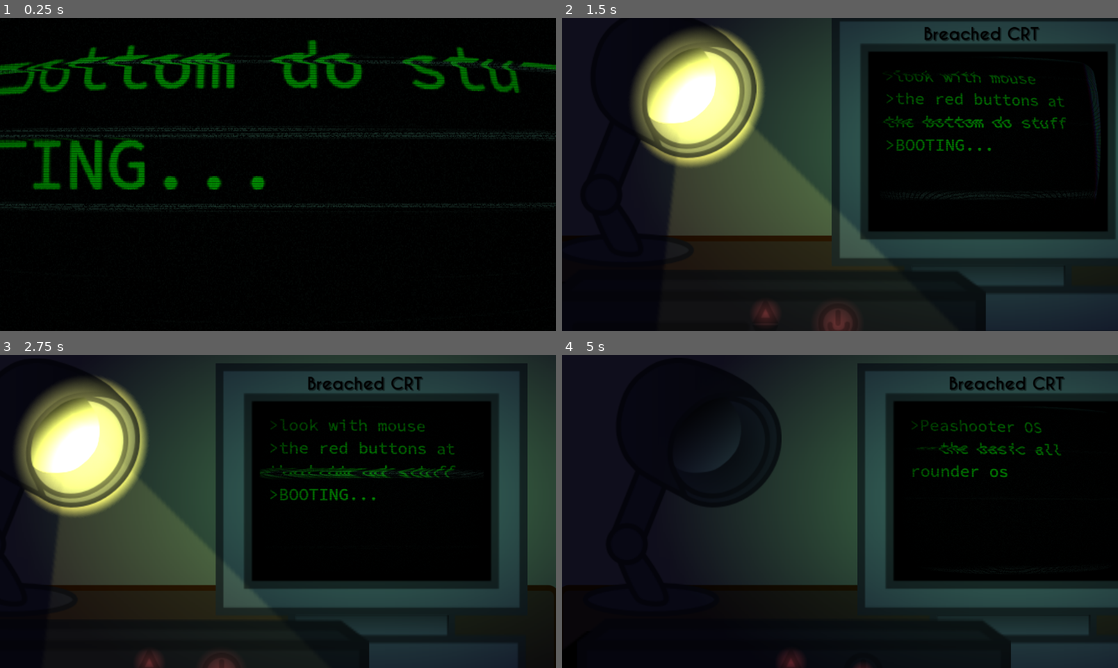
Above: before the commit, frames 1-4 (two rows, left to right).
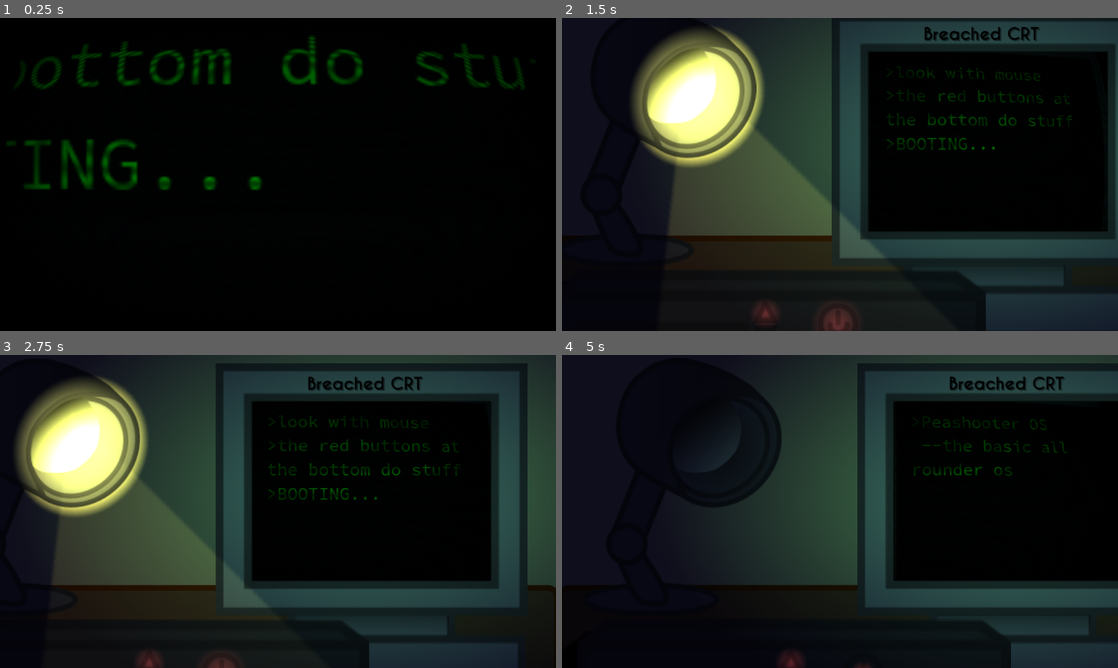
Above: after the commit, the same moments.

Repository: ArandomPsi/campfirejamthingy
Game: Godot game, scene res://scenes/titlescreen.tscn
The game is run twice, just before and just after one commit, with the same random seed, the same clock (stepped at 60 frames per second) and the same inputs.
Inputs (mouse positions are in pixels of both pictures, inside the frame that each line leads up to):
- Up to frame 1 (0.25 s): no input
- Up to frame 2 (1.5 s): move the mouse to (962, 158) at 0.52 s; press the mouse at (962, 158) at 0.53 s; hold D (right) 0.53-1.28 s; move the mouse to (728, 190) at 1.27 s; release the mouse at (728, 190) at 1.28 s; hold S (down) from 1.28 s (still down); click (728, 190) at 1.35 s
- Up to frame 3 (2.75 s): move the mouse to (333, 442) at 2.02 s; release S (down) at 2.03 s; press the mouse at (333, 442) at 2.03 s; hold D (right) from 2.03 s (still down)
- Up to frame 4 (5 s): move the mouse to (812, 574) at 2.77 s; release D (right) at 2.78 s; release the mouse at (812, 574) at 2.78 s; hold W (up) 2.78-3.53 s; click (812, 574) at 2.85 s; move the mouse to (1006, 558) at 3.52 s; press the mouse at (1006, 558) at 3.53 s; hold A (left) from 3.53 s (still down); move the mouse to (673, 464) at 4.27 s; release the mouse at (673, 464) at 4.28 s; click (673, 464) at 4.35 s

The runs differ from the first frame. In frame 1, 9.3% of the frame differs, in the area x 0-100%, y 5-62%; in frame 2, 1.9%; in frame 3, 1.8%; in frame 4, 1.0%.

Commit message:
crtworkwithcompat
fadafafsd

Diff:
--- a/scenes/player.tscn
+++ b/scenes/player.tscn
@@ -167,27 +167,20 @@
 
 [sub_resource type="ShaderMaterial" id="ShaderMaterial_sc5bw"]
 shader = ExtResource("11_t6j4c")
-shader_parameter/overlay = true
-shader_parameter/scanlines_opacity = 0.478
-shader_parameter/scanlines_width = 0.115
-shader_parameter/grille_opacity = 0.391
 shader_parameter/resolution = Vector2(1152, 648)
-shader_parameter/pixelate = false
-shader_parameter/roll = true
-shader_parameter/roll_speed = 10.0
-shader_parameter/roll_size = 28.319
-shader_parameter/roll_variation = 1.8
-shader_parameter/distort_intensity = 0.05
-shader_parameter/noise_opacity = 0.338
-shader_parameter/noise_speed = 5.0
-shader_parameter/static_noise_intensity = 0.06
-shader_parameter/aberration = 0.03
-shader_parameter/brightness = 1.4
-shader_parameter/discolor = false
-shader_parameter/warp_amount = 1.0
-shader_parameter/clip_warp = false
-shader_parameter/vignette_intensity = 0.4
-shader_parameter/vignette_opacity = 0.5
+shader_parameter/scan_line_amount = 1.0
+shader_parameter/warp_amount = 2.052
+shader_parameter/noise_amount = 0.14
+shader_parameter/interference_amount = 1.0
+shader_parameter/grille_amount = 0.997
+shader_parameter/grille_size = 1.238
+shader_parameter/vignette_amount = 2.0
+shader_parameter/vignette_intensity = 1.0
+shader_parameter/aberation_amount = 1.0
+shader_parameter/roll_line_amount = 1.0
+shader_parameter/roll_speed = 3.603
+shader_parameter/scan_line_strength = -4.508
+shader_parameter/pixel_strength = -2.0
 
 [sub_resource type="Gradient" id="Gradient_gcpgy"]
 colors = PackedColorArray(1, 1, 1, 0, 1, 1, 1, 1)
--- a/shaders/crt.gdshader
+++ b/shaders/crt.gdshader
@@ -1,168 +1,183 @@
+/*
+Shader from Godot Shaders - the free shader library.
+
+This shader is under CC0 license. Feel free to use, improve and
+change this shader according to your needs and consider sharing
+the modified result to godotshaders.com.
+
+Optimised and packed by @c64cosmin
+If you do use this please share it with me
+Would love to see what you're making with it <3
+
+It's a combination of these two shaders
+~godotshaders.com/shader/VHS-and-CRT-monitor-effect
+godotshaders.com/shader/crt-shader-with-realistic-blurring/
+
+CRT grille and rolling lines made by @c64cosmin
+Vignette and warping effect was made by pend00
+Scanlines are from "TimothyLottes" FROM SHADERTOY
+Then ported by AHOPNESS (@ahopness)
+https://www.shadertoy.com/view/MsjXzh
+*/
+
 shader_type canvas_item;
 
+uniform sampler2D SCREEN_TEXTURE: hint_screen_texture;
 
-uniform sampler2D SCREEN_TEXTURE : hint_screen_texture, filter_linear_mipmap;
+uniform vec2 resolution = vec2(320.0, 180.0);
 
+uniform float scan_line_amount :hint_range(0.0, 1.0) = 1.0;
+uniform float warp_amount :hint_range(0.0, 5.0) = 0.1;
+uniform float noise_amount :hint_range(0.0, 0.3) = 0.03;
+uniform float interference_amount :hint_range(0.0, 1.0) = 0.2;
+uniform float grille_amount :hint_range(0.0, 1.0) = 0.1;
+uniform float grille_size :hint_range(1.0, 5.0) = 1.0;
+uniform float vignette_amount :hint_range(0.0, 2.0) = 0.6;
+uniform float vignette_intensity : hint_range(0.0, 1.0) = 0.4;
+uniform float aberation_amount :hint_range(0.0, 1.0) = 0.5;
+uniform float roll_line_amount :hint_range(0.0, 1.0) = 0.3;
+uniform float roll_speed :hint_range(-8.0, 8.0) = 1.0;
+uniform float scan_line_strength :hint_range(-12.0, -1.0) = -8.0;
+uniform float pixel_strength :hint_range(-4.0, 0.0) = -2.0;
 
-uniform bool overlay = false;
-
-uniform float scanlines_opacity : hint_range(0.0, 1.0) = 0.4;
-uniform float scanlines_width : hint_range(0.0, 0.5) = 0.25;
-uniform float grille_opacity : hint_range(0.0, 1.0) = 0.3;
-uniform vec2 resolution = vec2(640.0, 480.0);
-
-uniform bool pixelate = true;
-
-uniform bool roll = true;
-uniform float roll_speed = 8.0;
-uniform float roll_size : hint_range(0.0, 100.0) = 15.0;
-uniform float roll_variation : hint_range(0.1, 5.0) = 1.8;
-uniform float distort_intensity : hint_range(0.0, 0.2) = 0.05;
-
-uniform float noise_opacity : hint_range(0.0, 1.0) = 0.4;
-uniform float noise_speed = 5.0;
-
-uniform float static_noise_intensity : hint_range(0.0, 1.0) = 0.06;
-
-uniform float aberration : hint_range(-1.0, 1.0) = 0.03;
-uniform float brightness = 1.4;
-uniform bool discolor = true;
-
-uniform float warp_amount : hint_range(0.0, 5.0) = 1.0;
-uniform bool clip_warp = false;
-
-uniform float vignette_intensity = 0.4;
-uniform float vignette_opacity : hint_range(0.0, 1.0) = 0.5;
-
-
-
-vec2 random(vec2 uv){
-    uv = vec2(dot(uv, vec2(127.1,311.7)), dot(uv, vec2(269.5,183.3)));
-    return -1.0 + 2.0 * fract(sin(uv) * 43758.5453123);
+float random(vec2 uv){
+    return fract(cos(uv.x * 83.4827 + uv.y * 92.2842) * 43758.5453123);
 }
 
-float noise(vec2 uv) {
-    vec2 uv_index = floor(uv);
-    vec2 uv_fract = fract(uv);
-    vec2 blur = smoothstep(0.0, 1.0, uv_fract);
+vec3 fetch_pixel(vec2 uv, vec2 off){
+	vec2 pos = floor(uv * resolution + off) / resolution + vec2(0.5) / resolution;
 
-    return mix(
-        mix(dot(random(uv_index + vec2(0.0,0.0)), uv_fract - vec2(0.0,0.0)),
-            dot(random(uv_index + vec2(1.0,0.0)), uv_fract - vec2(1.0,0.0)), blur.x),
-        mix(dot(random(uv_index + vec2(0.0,1.0)), uv_fract - vec2(0.0,1.0)),
-            dot(random(uv_index + vec2(1.0,1.0)), uv_fract - vec2(1.0,1.0)), blur.x),
-        blur.y
-    ) * 0.5 + 0.5;
+	float noise = 0.0;
+	if(noise_amount > 0.0){
+		noise = random(pos + fract(TIME)) * noise_amount;
+	}
+
+	if(max(abs(pos.x - 0.5), abs(pos.y - 0.5)) > 0.5){
+		return vec3(0.0, 0.0, 0.0);
+	}
+
+	vec3 clr = texture(SCREEN_TEXTURE , pos, -16.0).rgb + noise;
+	return clr;
 }
 
-vec2 warp(vec2 uv){
-    vec2 delta = uv - 0.5;
-    float delta2 = dot(delta.xy, delta.xy);
-    float delta4 = delta2 * delta2;
-    float delta_offset = delta4 * warp_amount;
-    return uv + delta * delta_offset;
+// Distance in emulated pixels to nearest texel.
+vec2 Dist(vec2 pos){
+	pos = pos * resolution;
+	return - ((pos - floor(pos)) - vec2(0.5));
 }
 
-float border (vec2 uv){
-    float radius = min(warp_amount, 0.08);
-    radius = max(min(min(abs(radius * 2.0), abs(1.0)), abs(1.0)), 1e-5);
-    vec2 abs_uv = abs(uv * 2.0 - 1.0) - vec2(1.0, 1.0) + radius;
-    float dist = length(max(vec2(0.0), abs_uv)) / radius;
-    float square = smoothstep(0.96, 1.0, dist);
-    return clamp(1.0 - square, 0.0, 1.0);
+// 1D Gaussian.
+float Gaus(float pos, float scale){ return exp2(scale * pos * pos); }
+
+// 3-tap Gaussian filter along horz line.
+vec3 Horz3(vec2 pos, float off){
+	vec3 b = fetch_pixel(pos, vec2(-1.0, off));
+	vec3 c = fetch_pixel(pos, vec2( 0.0, off));
+	vec3 d = fetch_pixel(pos, vec2( 1.0, off));
+	float dst = Dist(pos).x;
+
+	// Convert distance to weight.
+	float scale = pixel_strength;
+	float wb = Gaus(dst - 1.0, scale);
+	float wc = Gaus(dst + 0.0, scale);
+	float wd = Gaus(dst + 1.0, scale);
+
+	// Return filtered sample.
+	return (b * wb + c * wc + d * wd) / (wb + wc + wd);
+}
+
+// Return scanline weight.
+float Scan(vec2 pos, float off){
+	float dst = Dist(pos).y;
+
+	return Gaus(dst + off, scan_line_strength);
+}
+
+// Allow nearest three lines to effect pixel.
+vec3 Tri(vec2 pos){
+	vec3 clr = fetch_pixel(pos, vec2(0.0));
+	if(scan_line_amount > 0.0){
+		vec3 a = Horz3(pos,-1.0);
+		vec3 b = Horz3(pos, 0.0);
+		vec3 c = Horz3(pos, 1.0);
+
+		float wa = Scan(pos,-1.0);
+		float wb = Scan(pos, 0.0);
+		float wc = Scan(pos, 1.0);
+
+		vec3 scanlines = a * wa + b * wb + c * wc;
+		clr = mix(clr, scanlines, scan_line_amount);
+	}
+	return clr;
+}
+
+// Takes in the UV and warps the edges, creating the spherized effect
+vec2 warp(vec2 uv){
+	vec2 delta = uv - 0.5;
+	float delta2 = dot(delta.xy, delta.xy);
+	float delta4 = delta2 * delta2;
+	float delta_offset = delta4 * warp_amount;
+
+	vec2 warped = uv + delta * delta_offset;
+	return (warped - 0.5) / mix(1.0,1.2,warp_amount/5.0) + 0.5;
 }
 
 float vignette(vec2 uv){
-    uv *= 1.0 - uv.xy;
-    float vignette = uv.x * uv.y * 15.0;
-    return pow(vignette, vignette_intensity * vignette_opacity);
+	uv *= 1.0 - uv.xy;
+	float vignette = uv.x * uv.y * 15.0;
+	return pow(vignette, vignette_intensity * vignette_amount);
 }
 
+float floating_mod(float a, float b){
+	return a - b * floor(a/b);
+}
 
-void fragment()
-{
-    vec2 uv = overlay ? warp(SCREEN_UV) : warp(UV);
-    vec2 text_uv = uv;
-    vec2 roll_uv = vec2(0.0);
-    float time = roll ? TIME : 0.0;
+vec3 grille(vec2 uv){
+	float unit = PI / 3.0;
+	float scale = 2.0*unit/grille_size;
+	float r = smoothstep(0.5, 0.8, cos(uv.x*scale - unit));
+	float g = smoothstep(0.5, 0.8, cos(uv.x*scale + unit));
+	float b = smoothstep(0.5, 0.8, cos(uv.x*scale + 3.0*unit));
+	return mix(vec3(1.0), vec3(r,g,b), grille_amount);
+}
 
-    if (pixelate){
-        text_uv = ceil(uv * resolution) / resolution;
-    }
+float roll_line(vec2 uv){
+	float x = uv.y * 3.0 - TIME * roll_speed;
+	float f = cos(x) * cos(x * 2.35 + 1.1) * cos(x * 4.45 + 2.3);
+	float roll_line = smoothstep(0.5, 0.9, f);
+	return roll_line * roll_line_amount;
+}
 
-    float roll_line = 0.0;
-    if (roll || noise_opacity > 0.0){
-        roll_line = smoothstep(0.3, 0.9, sin(uv.y * roll_size - (time * roll_speed)));
-        roll_line *= roll_line * smoothstep(0.3, 0.9, sin(uv.y * roll_size * roll_variation - (time * roll_speed * roll_variation)));
-        roll_uv = vec2((roll_line * distort_intensity * (1.-UV.x)), 0.0);
-    }
+void fragment(){
+	vec2 pix = FRAGCOORD.xy;
+	vec2 pos = warp(SCREEN_UV);
 
-    vec4 text;
-    if (roll){
-        text.r = texture(SCREEN_TEXTURE, text_uv + roll_uv * 0.8 + vec2(aberration, 0.0) * .1).r;
-        text.g = texture(SCREEN_TEXTURE, text_uv + roll_uv * 1.2 - vec2(aberration, 0.0) * .1).g;
-        text.b = texture(SCREEN_TEXTURE, text_uv + roll_uv).b;
-        text.a = 1.0;
-    } else {
-        text.r = texture(SCREEN_TEXTURE, text_uv + vec2(aberration, 0.0) * .1).r;
-        text.g = texture(SCREEN_TEXTURE, text_uv - vec2(aberration, 0.0) * .1).g;
-        text.b = texture(SCREEN_TEXTURE, text_uv).b;
-        text.a = 1.0;
-    }
+	float line = 0.0;
+	if(roll_line_amount > 0.0){
+		line = roll_line(pos);
+	}
 
-    float r = text.r;
-    float g = text.g;
-    float b = text.b;
+	vec2 sq_pix = floor(pos * resolution) / resolution + vec2(0.5) / resolution;
+	if(interference_amount + roll_line_amount > 0.0){
+		float interference = random(sq_pix.yy + fract(TIME));
+		pos.x += (interference * (interference_amount + line * 6.0)) / resolution.x;
+	}
 
-    uv = warp(UV);
+	vec3 clr = Tri(pos);
+	if(aberation_amount > 0.0){
+		float chromatic = aberation_amount + line * 2.0;
+		vec2 chromatic_x = vec2(chromatic,0.0) / resolution.x;
+		vec2 chromatic_y = vec2(0.0, chromatic/2.0) / resolution.y;
+		float r = Tri(pos - chromatic_x).r;
+		float g = Tri(pos + chromatic_y).g;
+		float b = Tri(pos + chromatic_x).b;
+		clr = vec3(r,g,b);
+	}
 
-    if (grille_opacity > 0.0){
-        float g_r = smoothstep(0.85, 0.95, abs(sin(uv.x * (resolution.x * 3.14159265))));
-        r = mix(r, r * g_r, grille_opacity);
+	if(grille_amount > 0.0)clr *= grille(pix);
+	clr *= 1.0 + scan_line_amount * 0.6 + line * 3.0 + grille_amount * 2.0;
+	if(vignette_amount > 0.0)clr *= vignette(pos);
 
-        float g_g = smoothstep(0.85, 0.95, abs(sin(1.05 + uv.x * (resolution.x * 3.14159265))));
-        g = mix(g, g * g_g, grille_opacity);
-
-        float b_b = smoothstep(0.85, 0.95, abs(sin(2.1 + uv.x * (resolution.x * 3.14159265))));
-        b = mix(b, b * b_b, grille_opacity);
-    }
-
-    text.r = clamp(r * brightness, 0.0, 1.0);
-    text.g = clamp(g * brightness, 0.0, 1.0);
-    text.b = clamp(b * brightness, 0.0, 1.0);
-
-    float scanlines = 0.5;
-    if (scanlines_opacity > 0.0){
-        scanlines = smoothstep(scanlines_width, scanlines_width + 0.5, abs(sin(uv.y * (resolution.y * 3.14159265))));
-        text.rgb = mix(text.rgb, text.rgb * vec3(scanlines), scanlines_opacity);
-    }
-
-    if (noise_opacity > 0.0){
-        float n = smoothstep(0.4, 0.5, noise(uv * vec2(2.0, 200.0) + vec2(10.0, (TIME * (noise_speed)))));
-        roll_line *= n * scanlines * clamp(random((ceil(uv * resolution) / resolution) + vec2(TIME * 0.8, 0.0)).x + 0.8, 0.0, 1.0);
-        text.rgb = clamp(mix(text.rgb, text.rgb + roll_line, noise_opacity), vec3(0.0), vec3(1.0));
-    }
-
-    if (static_noise_intensity > 0.0){
-        text.rgb += clamp(random((ceil(uv * resolution) / resolution) + fract(TIME)).x, 0.0, 1.0) * static_noise_intensity;
-    }
-
-    text.rgb *= border(uv);
-    text.rgb *= vignette(uv);
-
-    if (clip_warp){
-        text.a = border(uv);
-    }
-
-    if (discolor){
-        float saturation = 0.5;
-        float contrast = 1.2;
-        vec3 greyscale = vec3(text.r + text.g + text.b) / 3.;
-        text.rgb = mix(text.rgb, greyscale, saturation);
-
-        float midpoint = pow(0.5, 2.2);
-        text.rgb = (text.rgb - vec3(midpoint)) * contrast + midpoint;
-    }
-
-    COLOR = text;
+	COLOR.rgb = clr;
+	COLOR.a = 1.0;
 }
